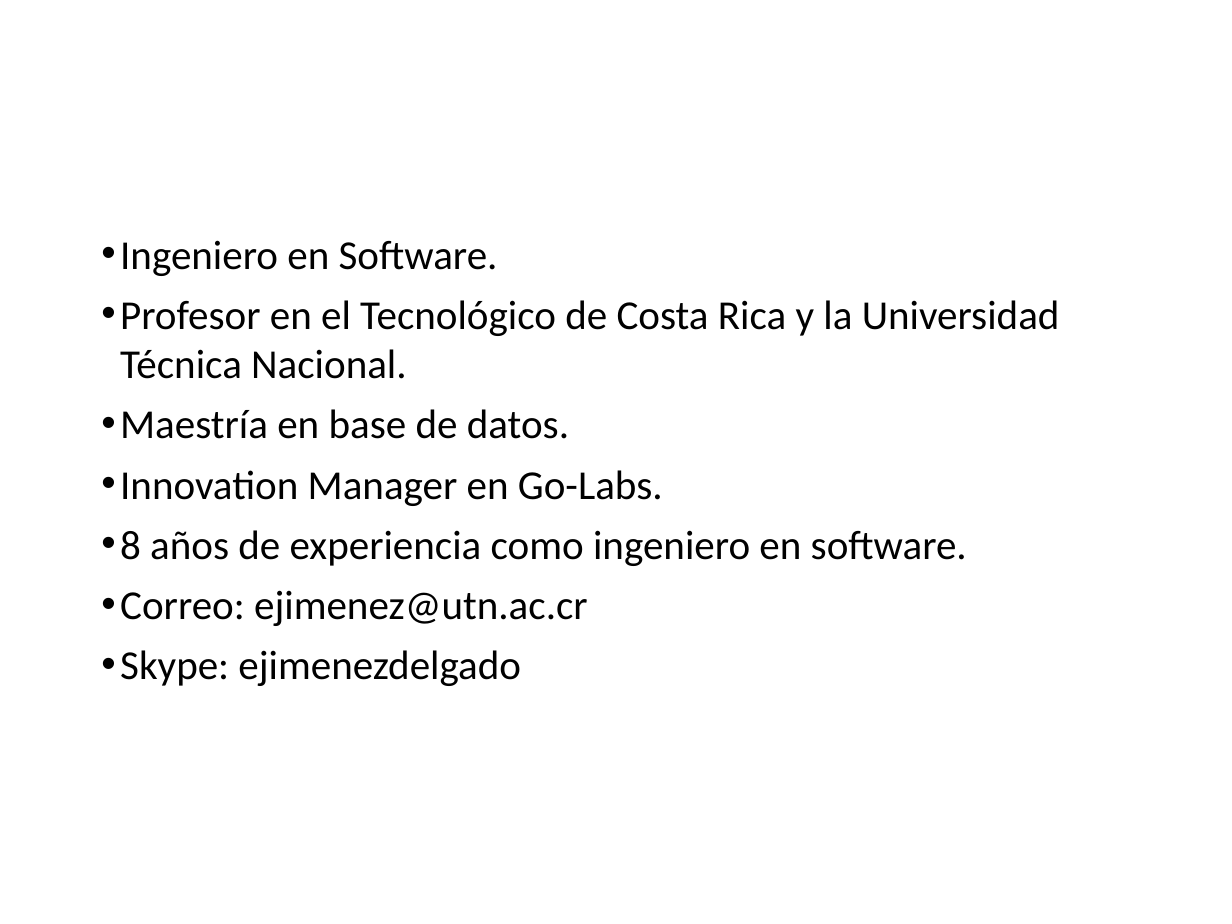
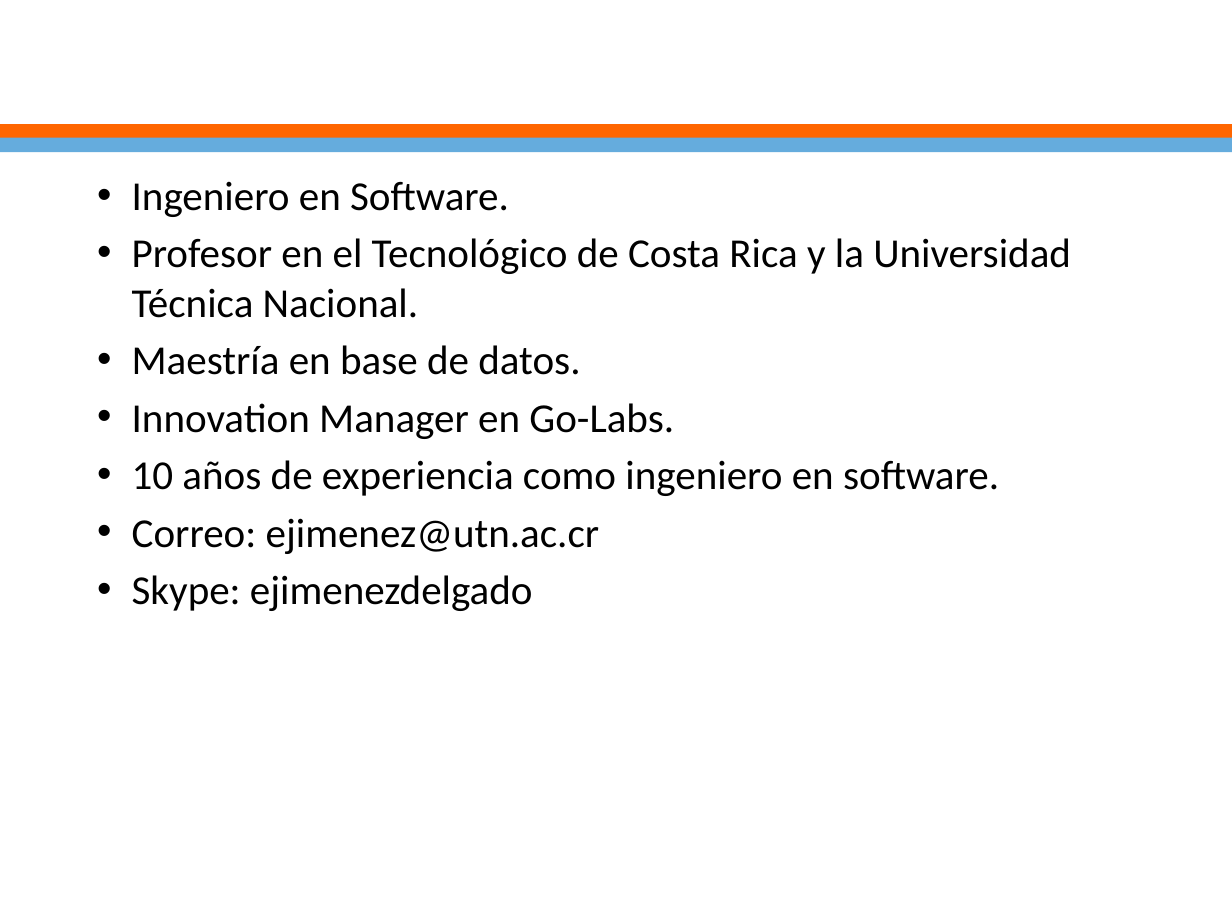
Before and after one commit to ejimenezdelgado/aplica_db_miercoles_2_2019, a slide deck: slide 4 of Clase 1/Clase1.pptx (slide 3 before the commit). Drawn at 1232x924 pixels with LibreOffice and Linux fonts; fonts in the diff are those of the drawing; background and template pictures are left out. Boxes give left, top, right and bottom in pixels: in the first picture for what was removed or moved away, otherwise in the second. Text is boxed around its words. In the diff, an @@ line names an element or a change of style, - is before the commit and + after.

```diff
--- a/Clase 1/Clase1.pptx
+++ b/Clase 1/Clase1.pptx
@@ title "Presentación": place and size @@
-title "Presentación" at [110,27,1025,111]
+title "Presentación" at [0,0,1232,127]
@@ title "Presentación" at [0,0,1232,127]: size 44 to 33 pt @@
@@ rectangle added at [0,124,1232,139], fill #FF6600 @@
@@ rectangle added at [0,138,1232,153], fill #65ACDD @@
@@ text "Ingeniero en Software.": place and size @@
-text "Ingeniero en Software." at [120,240,1060,686]
+text "Ingeniero en Software." at [132,181,1071,611]
@@ text at [132,181,1071,611]: indent changed; less space between paragraphs @@
@@ text at [132,460,999,496]: text changed @@
-• 8 años de experiencia como ingeniero en software.
+• 10 años de experiencia como ingeniero en software.
```
Also in this commit, not shown: 42 other slides changed, 1 slide added, 1 other file.
